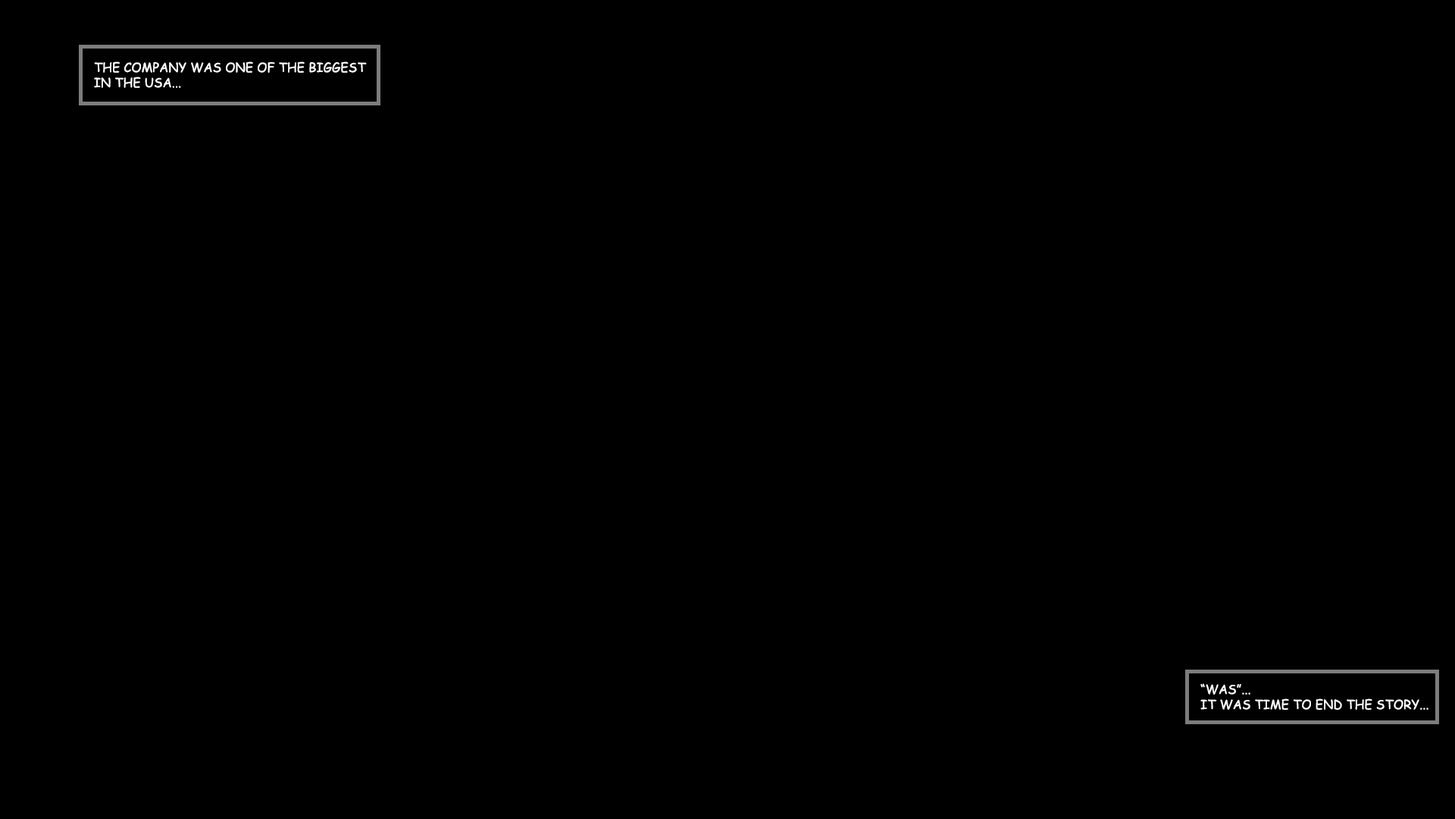
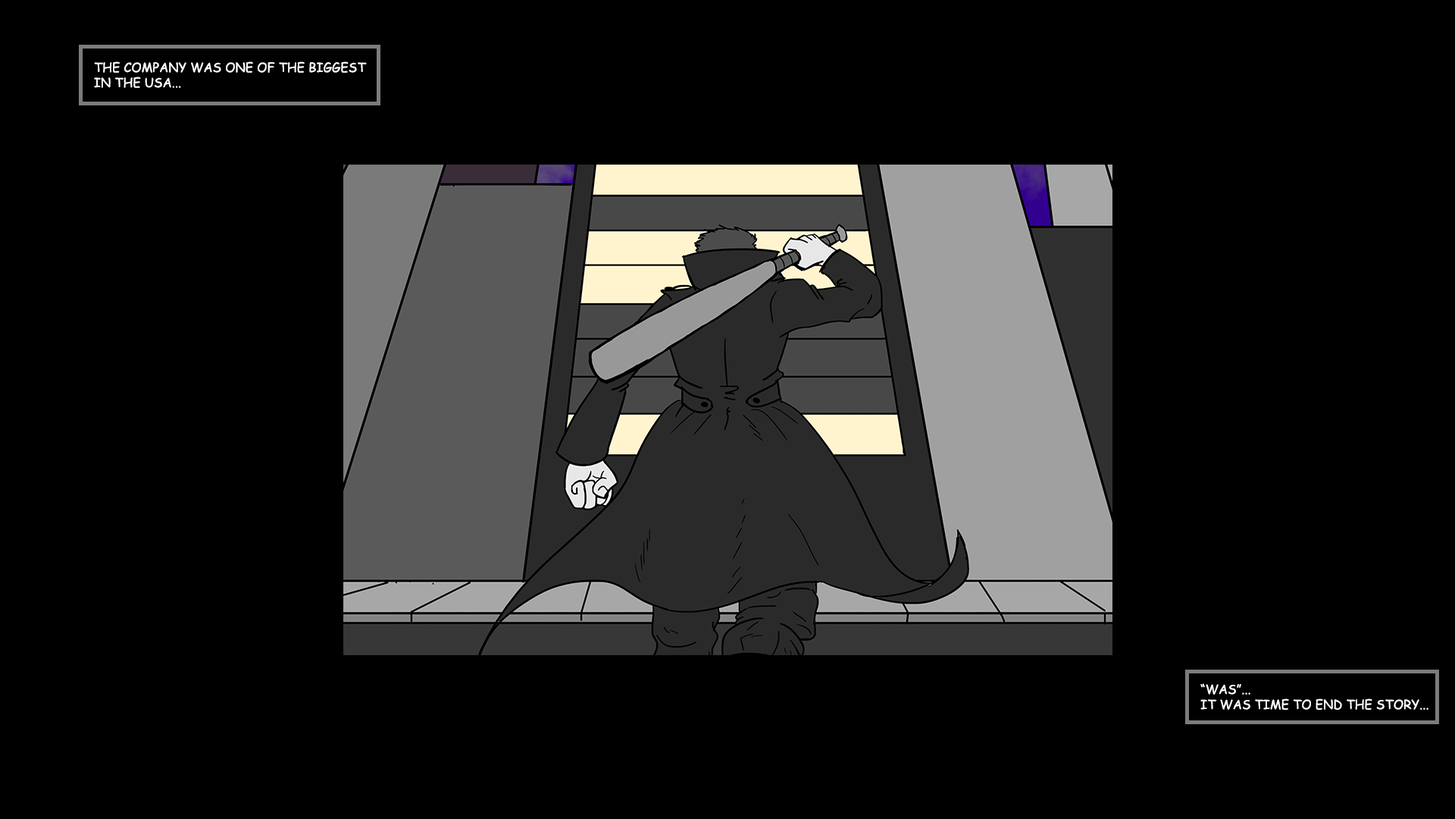
Layer changes from the first 1455 x 819 image to the second:
added layer "SB-2" above "Rectángulo 4" over [343,164,1113,655]
